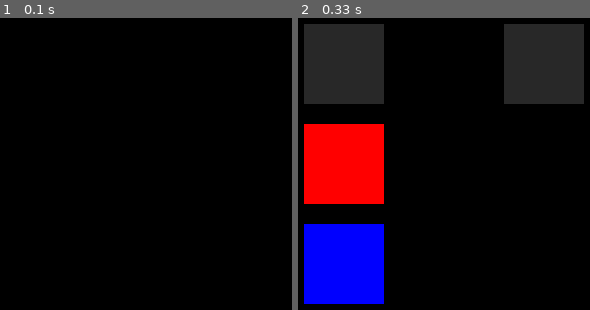
Above: before the commit, frames 1-2 (left to right).
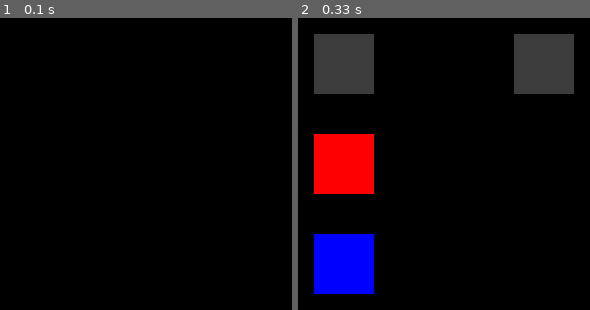
Above: after the commit, the same moments.

Repository: MackieZhou/Amazing-Puzzle
Game: pygame game, started from puzzle1.py
The game is run twice, just before and just after one commit, with the same random seed, the same clock (stepped at 60 frames per second) and the same inputs.
Inputs:
- Up to frame 1 (0.1 s): no input
- Up to frame 2 (0.33 s): no input

Frame 1 is identical in both runs. In frame 2, 13% of the frame differs, in the area x 2-98%, y 2-98%.

Commit message:
update some formatting things(color and square size)

Diff:
--- a/puzzle1.py
+++ b/puzzle1.py
@@ -6,7 +6,7 @@
     """The 3*3 puzzle"""
 
     grid_len = 100
-    square_len = grid_len * 4 // 5
+    square_len = grid_len * 3 // 5
     half_len = square_len // 2
 
     def __init__(self, color, x, y, win):
@@ -56,10 +56,11 @@
     pygame.display.set_caption("Amazing Puzzle - Hard Level 9")
 
     # colors:
-    grey = (40, 40, 40)
+    grey = (60, 60, 60)
     black = (0, 0, 0)
     red = (255, 0, 0)
     blue = (0, 0, 255)
+    light_grey = (150, 150, 150)
 
     # the two moving squares
     sq1X = 1
--- a/puzzle2.py
+++ b/puzzle2.py
@@ -6,7 +6,7 @@
     """The 4*4 puzzle"""
 
     grid_len = 75
-    square_len = grid_len * 4 // 5
+    square_len = grid_len * 3 // 5
     half_len = square_len // 2
 
     def __init__(self, color, x, y, win):
--- a/puzzle3.py
+++ b/puzzle3.py
@@ -6,7 +6,7 @@
     """The 5*5 puzzle"""
 
     grid_len = 60
-    square_len = grid_len * 4 // 5
+    square_len = grid_len * 3 // 5
     half_len = square_len // 2
 
     def __init__(self, color, x, y, win):
@@ -26,21 +26,22 @@
         # convert GRID coordinates into GAME-WINDOW coordinates
         self.cor_x = 25 + (self.x-0.5)*puzzle3.grid_len - puzzle3.half_len
         self.cor_y = 25 + (self.y-0.5)*puzzle3.grid_len - puzzle3.half_len
+
         # create the rectangle and draw it
         self.sq = pygame.Rect(self.cor_x, self.cor_y, puzzle3.square_len, puzzle3.square_len)
         pygame.draw.rect(self.win, self.color, self.sq)
 
     def move_left(self):
-        pass
+        self.x -= 1
 
     def move_right(self):
-        pass
+        self.x += 1
 
     def move_up(self):
-        pass
+        self.y -= 1
 
     def move_down(self):
-        pass
+        self.y += 1
 
     def coords(self):
         """return the tuple's coordinates"""
@@ -56,10 +57,11 @@
     pygame.display.set_caption("Amazing Puzzle - Hard Level 9")
 
     # colors:
-    grey = (40, 40, 40)
+    grey = (60, 60, 60)
     black = (0, 0, 0)
     red = (255, 0, 0)
     blue = (0, 0, 255)
+    light_grey = (150, 150, 150)
 
     # the two moving squares
     sq1X = 1
@@ -148,9 +150,24 @@
 
         win.fill(black)
 
-        # the background of the game (grid, walls, numbers)
+        # draw everything:
+        # background grid - vertical
+        pygame.draw.line(win, light_grey, (25, 25), (25, 325), 3)
+        pygame.draw.line(win, light_grey, (85, 25), (85, 325), 3)
+        pygame.draw.line(win, light_grey, (145, 25), (145, 325), 3)
+        pygame.draw.line(win, light_grey, (205, 25), (205, 325), 3)
+        pygame.draw.line(win, light_grey, (265, 25), (265, 325), 3)
+        pygame.draw.line(win, light_grey, (325, 25), (325, 325), 3)
+        # background grid - horizontal
+        pygame.draw.line(win, light_grey, (25, 25), (325, 25), 3)
+        pygame.draw.line(win, light_grey, (25, 85), (325, 85), 3)
+        pygame.draw.line(win, light_grey, (25, 145), (325, 145), 3)
+        pygame.draw.line(win, light_grey, (25, 205), (325, 205), 3)
+        pygame.draw.line(win, light_grey, (25, 265), (325, 265), 3)
+        pygame.draw.line(win, light_grey, (25, 325), (325, 325), 3)
+        # walls
 
-        # draw everything:
+        # draw other things
         goal1.draw()
         goal2.draw()
         sq1.draw()
